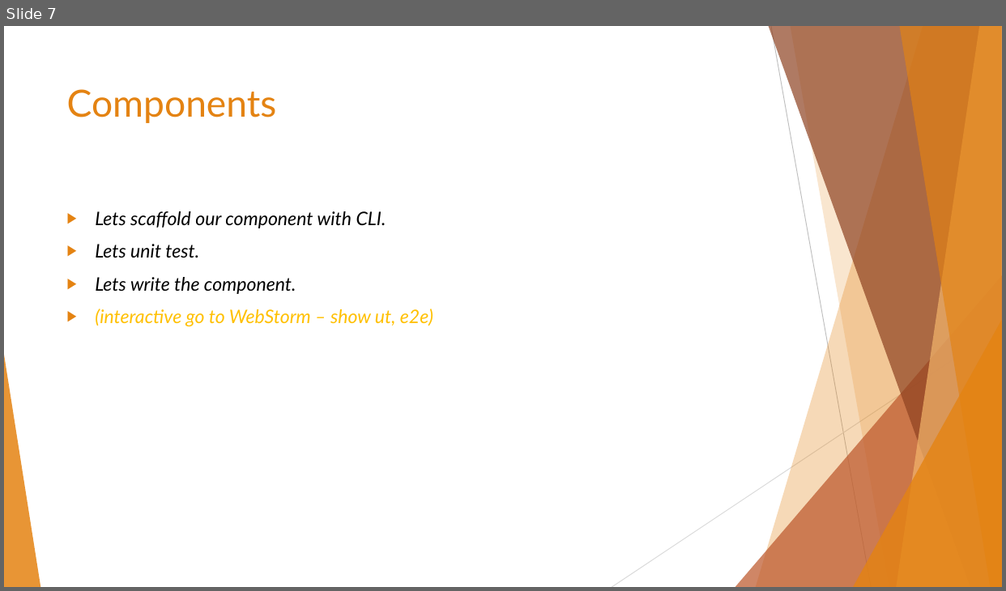
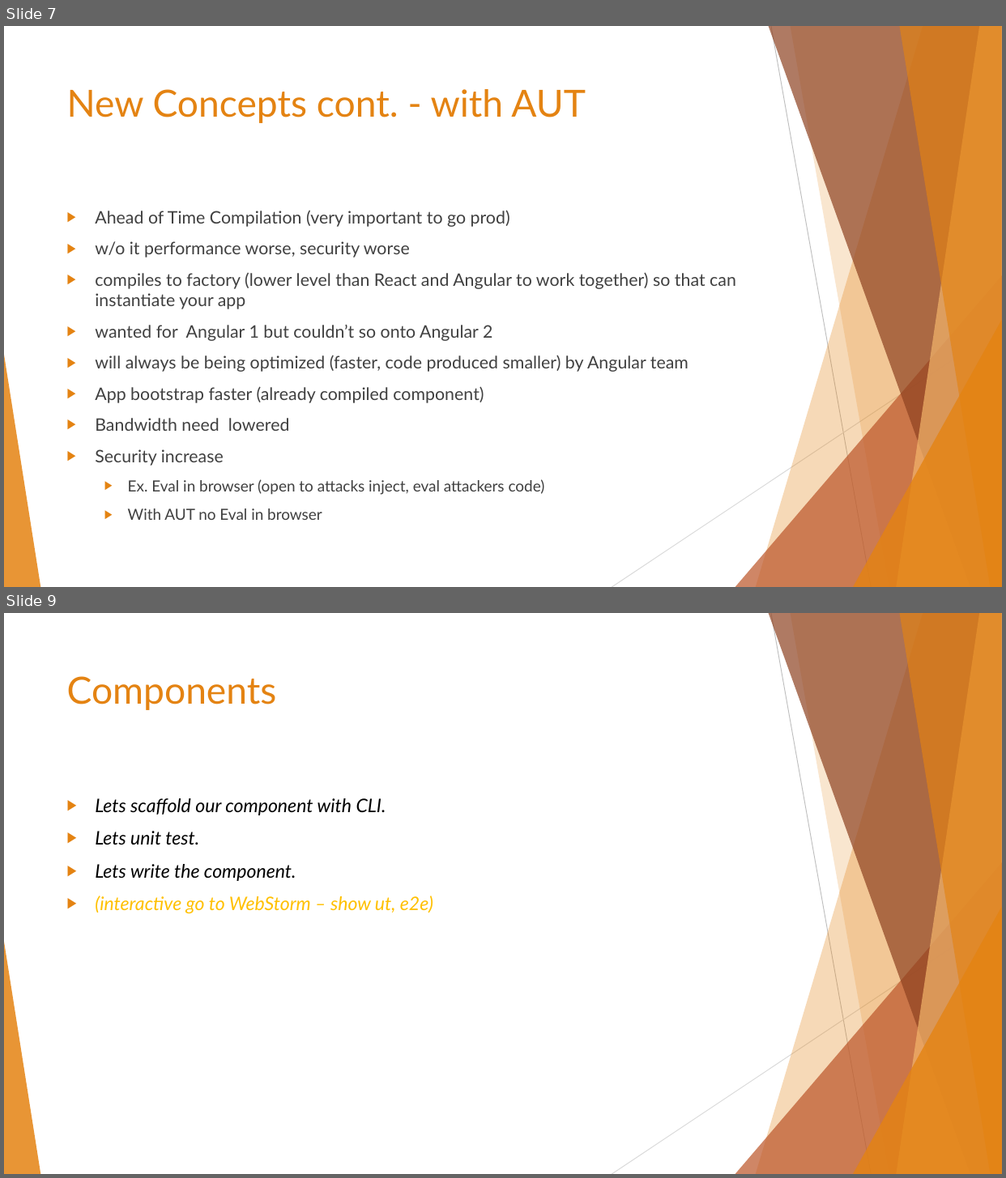
Before and after one commit to cwelrod/Demo, a slide deck: Angular 2 with TypeScript cont of MontJUG Spring Demo.pptx. Shown one above the other, each under a label of ours: slide 7 before the commit, slides 7 and 9 after it; the slides between them are not shown. The pictures are 1006x591 and 1006x1178 pixels, drawn with LibreOffice and Linux fonts; fonts in the diff are those of the drawing. Boxes give left, top, right and bottom in pixels: in the first picture for what was removed or moved away, otherwise in the second. Text is boxed around its words. In the diff, an @@ line names an element or a change of style, - is before the commit and + after.

```diff
--- a/Angular 2 with TypeScript cont of MontJUG Spring Demo.pptx
+++ b/Angular 2 with TypeScript cont of MontJUG Spring Demo.pptx
@@ slide 7 added at [4,26,1002,587], background #FFFFFF; not listed: 10 template elements that a slide beside it also shows @@
@@ title added at [67,89,586,123], 36 pt, text #E48312 @@
+New Concepts cont. - with AUT
@@ text added at [95,210,736,520], 16.6 pt, text #404040 @@
+▶ Ahead of Time Compilation (very important to go prod)
+▶ w/o it performance worse, security worse
+▶ compiles to factory (lower level than React and Angular to work together) so that can instantiate your app
+▶ wanted for Angular 1 but couldn’t so onto Angular 2
+▶ will always be being optimized (faster, code produced smaller) by Angular team
+▶ App bootstrap faster (already compiled component)
+▶ Bandwidth need lowered
+▶ Security increase
+  ▶ Ex. Eval in browser (open to attacks inject, eval attackers code)
+  ▶ With AUT no Eval in browser
@@ what was slide 7 is now slide 9 @@
```
Also in this commit, not shown: 6 slides changed, 1 other slide added.
